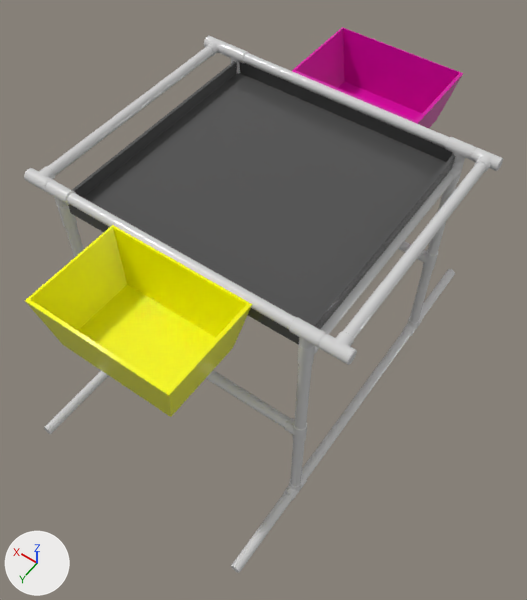
What one commit did to the COLLADA model auv_sim/auv_sim_description/auv_sim_description/models/robosub_octagon/meshes/octagon.dae.
The view is the same before and after, from a 50 mm lens placed at (-0.682, 0.965, 1.736), pointed at (-0.03, 0.051, 0.301). Every picture has the same lights, and +X, +Y and +Z are marked at lower left. The first picture is the older version. Where no turn or scale is listed for an object, it has been applied to the vertices.

The first picture shows 'octagon_basket_2', 'octagon_basket_4', 'octagon_frame', 'octagon_middle'.
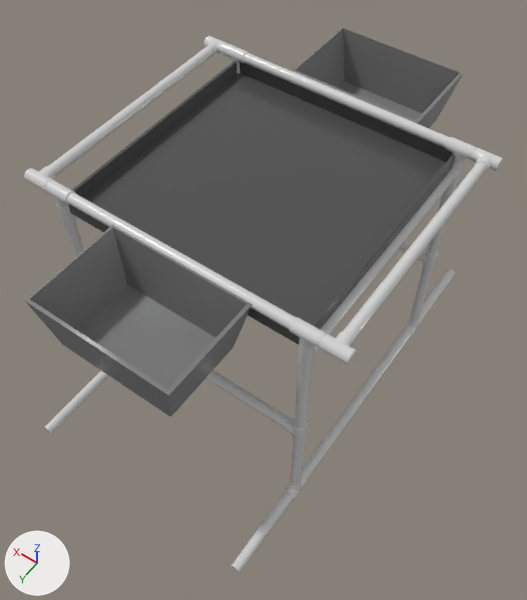
The change, as a diff of the scene's bpy script:
```diff
--- a/auv_sim/auv_sim_description/auv_sim_description/models/robosub_octagon/meshes/octagon.dae.py
+++ b/auv_sim/auv_sim_description/auv_sim_description/models/robosub_octagon/meshes/octagon.dae.py
@@ mat_octagon_basket_purple @@
 mat_octagon_basket_purple = principled_material('octagon_basket_purple')
-mat_octagon_basket_purple.base_color = (0.709, 0.00234, 0.383)  # pink #db08a6
+mat_octagon_basket_purple.base_color = (0.214, 0.214, 0.214)  # grey #7f7f7f
 mat_octagon_basket_purple.roughness = 0.21
@@ mat_octagon_basket_yellow @@
 mat_octagon_basket_yellow = principled_material('octagon_basket_yellow')
-mat_octagon_basket_yellow.base_color = (1.0, 1.0, 0.0)  # yellow #ffff00
+mat_octagon_basket_yellow.base_color = (0.214, 0.214, 0.214)  # grey #7f7f7f
 mat_octagon_basket_yellow.roughness = 0.21
```

Changed parts and their boxes [x1, y1, x2, y2] in the pictures (527 x 600 px):
'octagon_basket_2', recoloured (yellow to grey)
    both: [25, 225, 252, 417]
'octagon_basket_4', recoloured (pink to grey)
    both: [292, 27, 463, 128]
